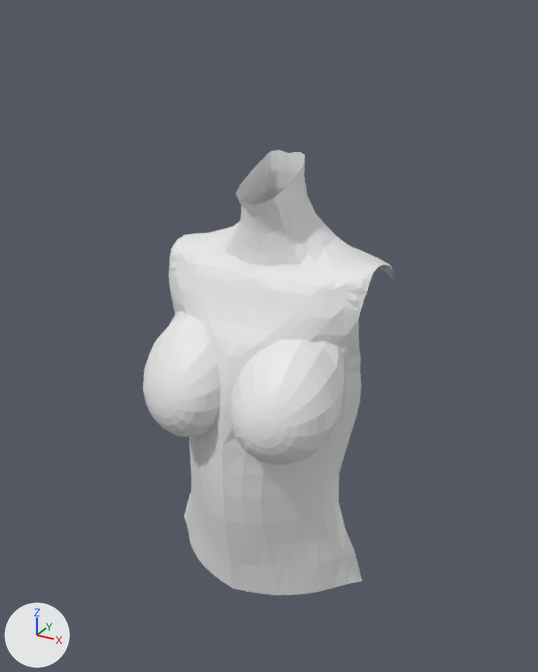
Two versions of the Blender file untitled.blend, one commit apart.
The view is the same before and after, from a 50 mm camera at (4.67, -2.12, 18.72) aimed at (-0.03, 6.43, 14.44). Lighting does not change. The marker at lower left points along +X, +Y and +Z.

Script lines for the objects in view, before the commit:
```python
me_平面 = bpy.data.meshes.new('平面')
me_平面.from_pydata(...)  # 389 vertices, 348 faces; spans x 0.0..4.85, y -6.13..7.7, z -51.49..-38.31
me_平面_001 = bpy.data.meshes.new('平面.001')
me_平面_001.from_pydata(...)  # 322 vertices, 352 faces; spans x 1.89..3.51, y -1.42..1.13, z -40.72..-39.85
me_平面_002 = bpy.data.meshes.new('平面.002')
me_平面_002.from_pydata(...)  # 310 vertices, 275 faces; spans x 0.0..10.3, y -41.4..-2.1, z -52.9..-38.4
me_平面_003 = bpy.data.meshes.new('平面.003')
me_平面_003.from_pydata(...)  # 160 vertices, 154 faces; spans x 0.27..9.06, y -25.64..-14.16, z -44.7..-36.69
ob_body = bpy.data.objects.new('body', me_平面_002)
ob_body.location = (0.0, -1.0, 17.3)
ob_body.rotation_euler = (1.571, 0.0, 0.0)  # degrees (90, 0, 0)
ob_body.scale = (0.158, 0.158, 0.158)
_m = ob_body.modifiers.new('ミラー', 'MIRROR')
_m.use_clip = True
ob_eye = bpy.data.objects.new('eye', me_平面_001)
ob_eye.location = (0.0, -1.0, 17.3)
ob_eye.rotation_euler = (1.571, 0.0, 0.0)  # degrees (90, 0, 0)
ob_eye.scale = (0.158, 0.158, 0.158)
_m = ob_eye.modifiers.new('ミラー', 'MIRROR')
_m.use_clip = True
ob_eye.hide_viewport = True
ob_face = bpy.data.objects.new('face', me_平面)
ob_face.location = (0.0, -1.0, 17.3)
ob_face.rotation_euler = (1.571, 0.0, 0.0)  # degrees (90, 0, 0)
ob_face.scale = (0.158, 0.158, 0.158)
_m = ob_face.modifiers.new('ミラー', 'MIRROR')
_m.use_clip = True
ob_face.hide_viewport = True
ob_pi = bpy.data.objects.new('Pi', me_平面_003)
ob_pi.location = (0.0, -1.0, 17.3)
ob_pi.rotation_euler = (1.571, 0.0, 0.0)  # degrees (90, 0, 0)
ob_pi.scale = (0.158, 0.158, 0.158)
_m = ob_pi.modifiers.new('ミラー', 'MIRROR')
_m.use_clip = True
```
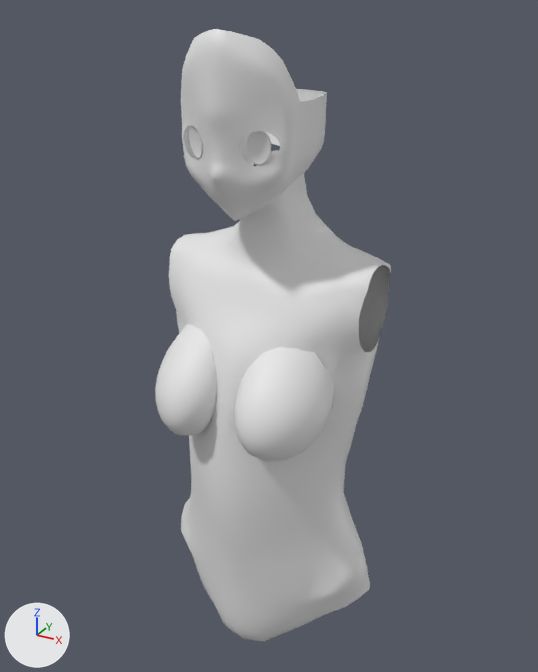
Edits to the bpy script that builds the scene:
```text
Change me_平面_003:
    used by ob_pi; location = (0.0, -1.0, 17.3); rotation_euler = (1.571, 0.0, 0.0), in degrees (90, 0, 0); scale = (0.158, 0.158, 0.158)
    remove me_平面_003.from_pydata(...)  # 160 vertices, 154 faces; spans x 0.27..9.06, y -25.64..-14.16, z -44.7..-36.69
    add me_平面_003.from_pydata(...)  # 136 vertices, 130 faces; spans x 0.95..7.95, y -25.64..-15.3, z -44.74..-36.69
    me_平面_003 part 1: the whole mesh is rebuilt
    me_平面_003 part 2: the surface is now shaded smooth
Change me_平面_002:
    used by ob_body; location = (0.0, -1.0, 17.3); rotation_euler = (1.571, 0.0, 0.0), in degrees (90, 0, 0); scale = (0.158, 0.158, 0.158)
    remove me_平面_002.from_pydata(...)  # 310 vertices, 275 faces; spans x 0.0..10.3, y -41.4..-2.1, z -52.9..-38.4
    add me_平面_002.from_pydata(...)  # 582 vertices, 540 faces; spans x 0.0..10.5, y -50.3..-2.1, z -54.7..-38.4
    me_平面_002 part 3: 29 vertices moved from x 0.0..9.6, y -41.4..-10.9, z -52.9..-39.7 to x 0.0..9.6, y -41.3..-11.0, z -52.7..-39.7; 3 vertices removed from x 8.3..10.3, y -41.4, z -46.5..-44.3; 275 vertices added at x 0.0..10.5, y -50.3..-13.5, z -54.7..-39.8
    me_平面_002 part 4: 272 kept faces spanning x 0.0..9.6, y -41.4..-2.1, z -52.8..-38.4 are now shaded smooth
Change ob_eye:
    remove ob_eye.hide_viewport = True
Change ob_face:
    remove ob_face.hide_viewport = True
```

Where the change shows, as pixel boxes [x1, y1, x2, y2] in the pictures (538 x 672 px; the box of a moved part takes in the faces that stretch with it):
'body', reshaped (10% taller)
    before: [169, 150, 395, 595]
    after: [169, 150, 391, 641]
'Pi', reshaped (11% narrower, 11% shorter)
    before: [143, 310, 344, 465]
    after: [155, 324, 334, 462]
'face', shown
    after: [181, 29, 327, 221]
'eye', shown
    after: [189, 126, 271, 165]
part 1 of me_平面_003, moved or reshaped
    before: [143, 310, 344, 465]
    after: [155, 324, 334, 462]
part 3 of me_平面_002, built on
    before: [171, 263, 395, 595]
    after: [171, 263, 391, 641]
part 4 of me_平面_002, shading changed
    both: [169, 150, 390, 561]
